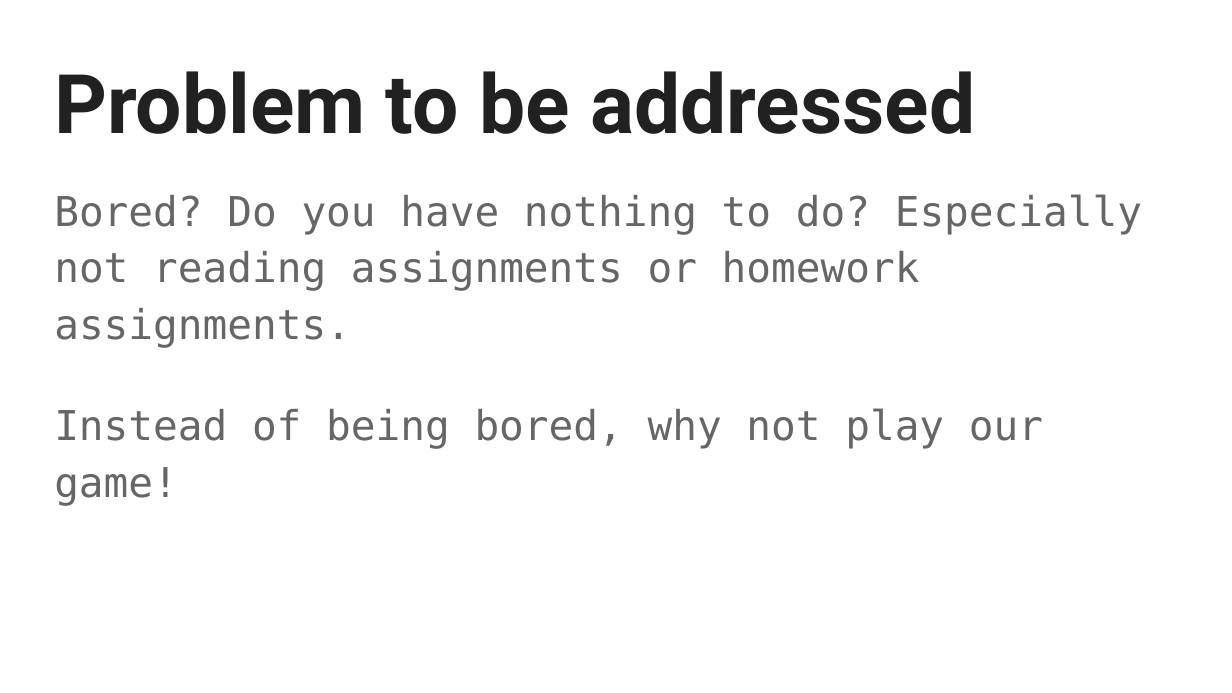
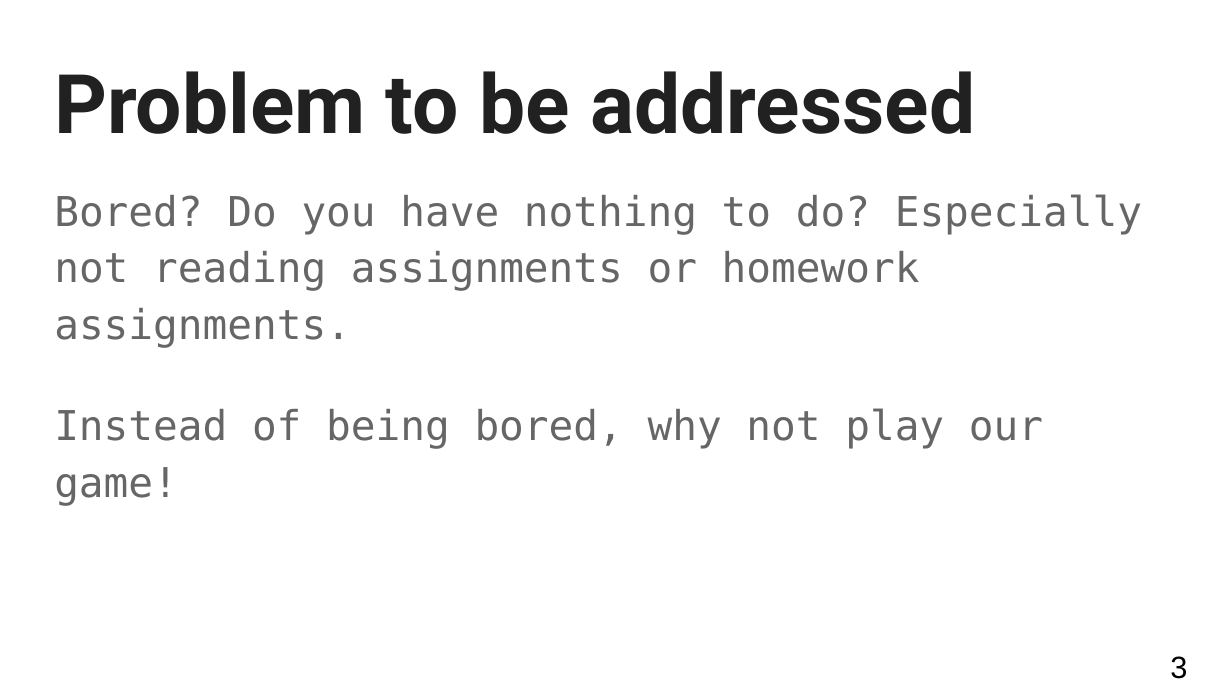
Before and after one commit to drexel-game-devs/Project_Folder, a slide deck: slide 3 of Labs/L3/Project Proposal.pptx (slide 2 before the commit). Drawn at 1232x693 pixels with LibreOffice and Linux fonts; fonts in the diff are those of the drawing. Boxes give left, top, right and bottom in pixels: in the first picture for what was removed or moved away, otherwise in the second. Text is boxed around its words. In the diff, an @@ line names an element or a change of style, - is before the commit and + after.

```diff
--- a/Labs/L3/Project Proposal.pptx
+++ b/Labs/L3/Project Proposal.pptx
@@ page number added at bbox=[1170, 656, 1187, 679], 18 pt, text #000000 @@
+3
```
Also in this commit, not shown: 3 other slides changed, 5 slides added, 1 slide removed.
